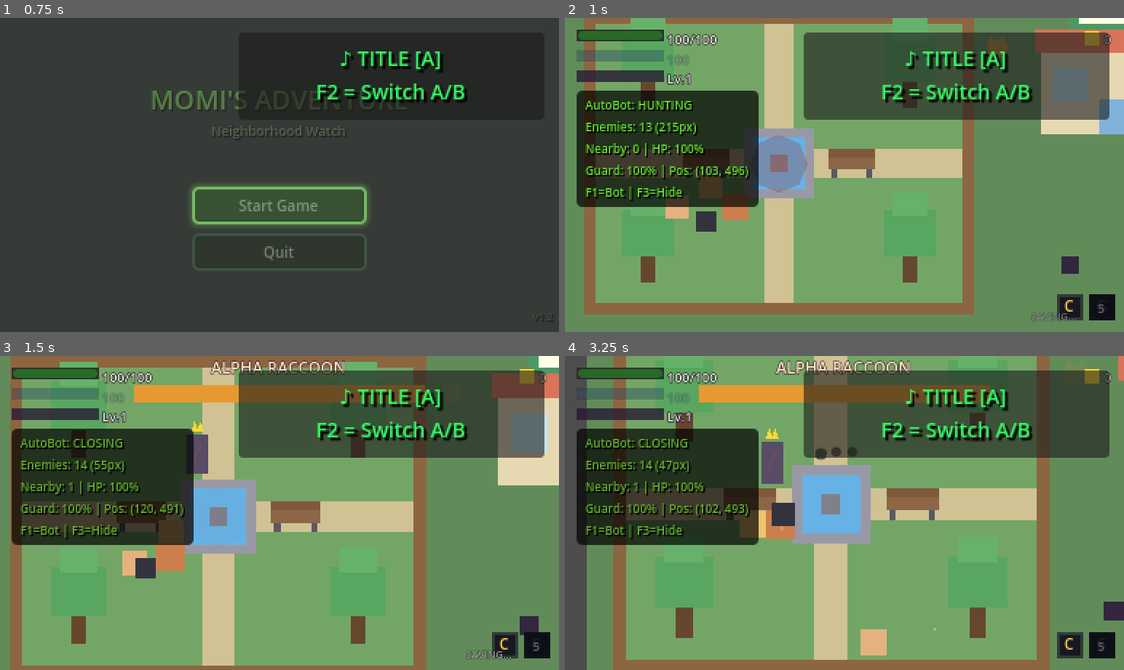
Above: before the commit, frames 1-4 (two rows, left to right).
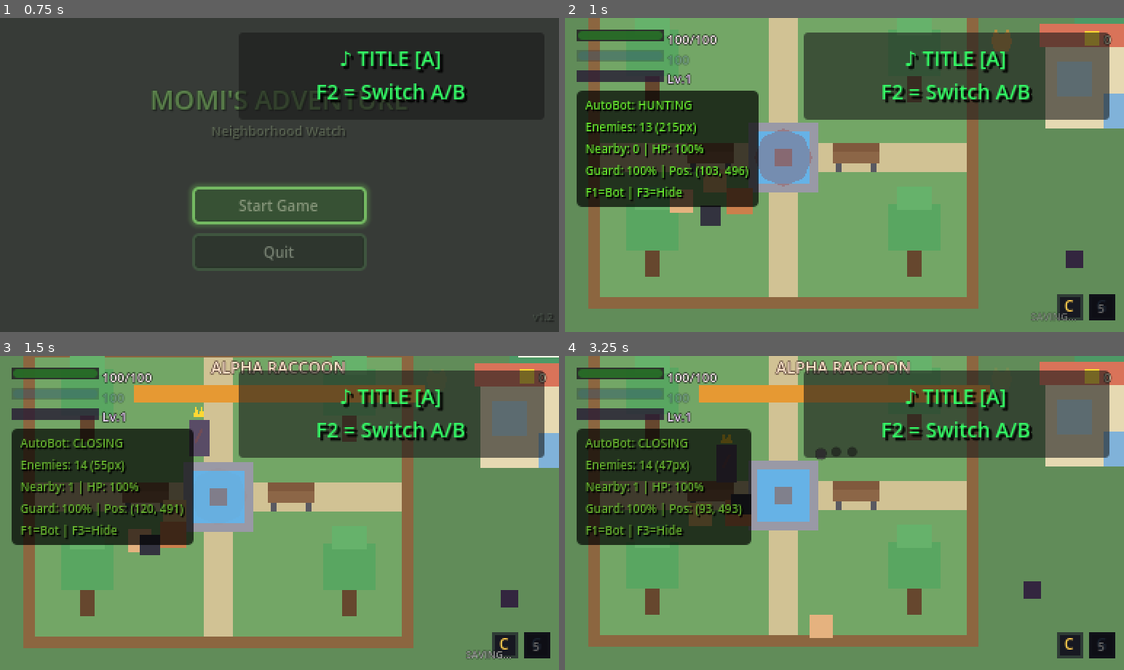
Above: after the commit, the same moments.

Repository: anthonyscry/momi-chronicles
Game: Godot game, scene res://ui/menus/title_screen.tscn
Same seed, same stepped clock (60 frames per second), same inputs: the game is played once before the commit and once after it.
Inputs (mouse positions are in pixels of both pictures, inside the frame that each line leads up to):
- Up to frame 1 (0.75 s): click "Start Game" at 0.5 s
- Up to frame 2 (1 s): no input
- Up to frame 3 (1.5 s): tap Enter (ui_accept) at 1.25 s; move the mouse to (402, 497) at 1.27 s; hold D (move_right) from 1.28 s (still down); hold Space (attack) from 1.28 s (still down); click (402, 497) at 1.42 s
- Up to frame 4 (3.25 s): tap Enter (ui_accept) at 1.52, 2.27 s; move the mouse to (732, 528) at 2.02 s; release D (move_right) at 2.03 s; release Space (attack) at 2.03 s; hold S (move_down) 2.03-2.78 s; tap Space (attack) at 2.1, 3.05 s; move the mouse to (900, 443) at 2.77 s; hold D (move_right) from 2.78 s (still down); hold V (block) from 2.78 s (still down)

Frame 1 is identical in both runs. In frame 2, 14% of the frame differs, in the area x 3-100%, y 0-95%; in frame 3, 32%; in frame 4, 50%, in the area x 0-100%, y 0-100%.
Error after the commit: Parse Error: Identifier "intensity" not declared in the current scope. (res://autoloads/effects_manager.gd:1092)

Commit message:
auto-claude: subtask-3-1 - Create configuration system for screen shake and hitstop per attack type
- Added ATTACK_CONFIGS dictionary with settings for light, heavy, combo_finisher, ground_pound, charge_release, and parry
- Created apply_attack_impact() helper method to apply configured effects with optional intensity multiplier
- Updated all attack event handlers to use new configuration system
- Maintains existing combo scaling behavior while using centralized config
- Each attack type now has distinct, tunable screen shake and hitstop values

Co-Authored-By: Claude Sonnet 4.5 <noreply@anthropic.com>

Diff:
--- a/autoloads/effects_manager.gd
+++ b/autoloads/effects_manager.gd
@@ -62,6 +62,45 @@
 
 var freeze_timer: SceneTreeTimer = null
 var is_frozen: bool = false
+
+# =============================================================================
+# ATTACK TYPE CONFIGURATIONS
+# =============================================================================
+
+## Configuration for screen shake and hit-stop per attack type
+## Each entry: {shake_intensity, shake_duration, hitstop_duration}
+const ATTACK_CONFIGS: Dictionary = {
+	"light": {
+		"shake_intensity": 2.0,
+		"shake_duration": 0.1,
+		"hitstop_duration": 0.03
+	},
+	"heavy": {
+		"shake_intensity": 5.0,
+		"shake_duration": 0.18,
+		"hitstop_duration": 0.06
+	},
+	"combo_finisher": {
+		"shake_intensity": 7.0,
+		"shake_duration": 0.25,
+		"hitstop_duration": 0.08
+	},
+	"ground_pound": {
+		"shake_intensity": 10.0,
+		"shake_duration": 0.35,
+		"hitstop_duration": 0.1
+	},
+	"charge_release": {
+		"shake_intensity": 6.0,
+		"shake_duration": 0.2,
+		"hitstop_duration": 0.07
+	},
+	"parry": {
+		"shake_intensity": 6.0,
+		"shake_duration": 0.2,
+		"hitstop_duration": 0.08
+	}
+}
 
 # =============================================================================
 # LIFECYCLE
@@ -338,6 +377,21 @@
 	impact_freeze(0.08)
 
 
+## Apply configured screen shake and hitstop for a specific attack type
+func apply_attack_impact(attack_type: String, intensity_multiplier: float = 1.0) -> void:
+	if not ATTACK_CONFIGS.has(attack_type):
+		push_warning("EffectsManager: Unknown attack type '%s'" % attack_type)
+		return
+
+	var config = ATTACK_CONFIGS[attack_type]
+	var shake_intensity = config.shake_intensity * intensity_multiplier
+	var shake_duration = config.shake_duration
+	var hitstop_duration = config.hitstop_duration
+
+	screen_shake(shake_intensity, shake_duration)
+	impact_freeze(hitstop_duration)
+
+
 # =============================================================================
 # POOLING HELPERS
 # =============================================================================
@@ -393,8 +447,9 @@
 		# Attack swoosh arc
 		_create_attack_swoosh(player)
 
-	# Light hitstop for hitting enemy
-	hitstop_light()
+	# Light impact for hitting enemy (screen shake handled by combo system)
+	# Only apply hitstop here
+	impact_freeze(ATTACK_CONFIGS["light"].hitstop_duration)
 
 
 func _on_enemy_damaged(enemy: Node, amount: int) -> void:
@@ -404,8 +459,8 @@
 	# Spawn damage number above the enemy
 	spawn_damage_number(enemy.global_position + Vector2(0, -16), amount)
 
-	# Light screen shake for enemy damage
-	shake_light()
+	# Light screen shake for enemy damage (using configured values)
+	screen_shake(ATTACK_CONFIGS["light"].shake_intensity, ATTACK_CONFIGS["light"].shake_duration)
 
 
 func _on_enemy_defeated(enemy: Node) -> void:
@@ -417,9 +472,8 @@
 	# Enhanced death explosion particles
 	_create_death_explosion(enemy.global_position)
 
-	# Heavy effects for kill
-	shake_medium()
-	hitstop_heavy()
+	# Heavy effects for kill (use heavy attack config)
+	apply_attack_impact("heavy")
 
 	# Brief flash at enemy position
 	_flash_screen(Color(1, 1, 1, 0.25), 0.1)
@@ -464,19 +518,20 @@
 	if combo_count == 0:
 		return
 
-	# Shake intensity increases with combo
-	var index = mini(combo_count - 1, COMBO_SHAKE_MULTIPLIERS.size() - 1)
-	var multiplier = COMBO_SHAKE_MULTIPLIERS[index]
-	screen_shake(4.0 * multiplier, 0.15)
-
-	# Hit 3 gets extra hitstop
-	if combo_count == 3:
-		hitstop_heavy()
+	# Combo hits 1-2 use light attack config, hit 3 (finisher) uses combo_finisher config
+	if combo_count < 3:
+		# Light attacks with increasing intensity
+		var index = mini(combo_count - 1, COMBO_SHAKE_MULTIPLIERS.size() - 1)
+		var multiplier = COMBO_SHAKE_MULTIPLIERS[index]
+		apply_attack_impact("light", multiplier)
+	else:
+		# Combo finisher gets special impact
+		apply_attack_impact("combo_finisher")
 
 
 func _on_combo_completed(total_damage: int) -> void:
-	# Big screen shake for full combo
-	shake_heavy()
+	# Full combo completion uses finisher config with extra multiplier
+	apply_attack_impact("combo_finisher", 1.2)
 
 	# Brief time slow for impact
 	Engine.time_scale = 0.5
@@ -895,11 +950,8 @@
 
 	var pos = player.global_position
 
-	# Heavy screen shake
-	screen_shake(10.0, 0.35)
-
-	# Heavy hitstop
-	hitstop_heavy()
+	# Apply configured ground pound impact
+	apply_attack_impact("ground_pound")
 
 	# Camera punch (zoom effect)
 	camera_punch(1.15, 0.2)
@@ -1026,17 +1078,11 @@
 		charge_glow_node.queue_free()
 		charge_glow_node = null
 
-	# Scale effects based on charge percent
-	var intensity = 0.5 + charge_percent * 0.5  # 50% to 100%
-
-	# Screen shake scaled to charge
-	screen_shake(5.0 * intensity, 0.2)
-
-	# Hitstop for powerful charged hits
-	if charge_percent > 0.7:
-		hitstop_heavy()
-	else:
-		hitstop_light()
+	# Scale effects based on charge percent (50% to 100% intensity)
+	var intensity_multiplier = 0.5 + charge_percent * 0.5
+
+	# Apply configured charge release impact scaled by charge amount
+	apply_attack_impact("charge_release", intensity_multiplier)
 
 	# Camera punch for fully charged
 	if charge_percent > 0.9:
@@ -1081,11 +1127,8 @@
 
 	var pos = player.global_position
 
-	# Medium screen shake
-	screen_shake(6.0, 0.2)
-
-	# Hitstop for impact
-	hitstop_heavy()
+	# Apply configured parry impact
+	apply_attack_impact("parry")
 
 	# Blue parry flash
 	_flash_screen(Color(0.3, 0.6, 1.0, 0.4), 0.15)
